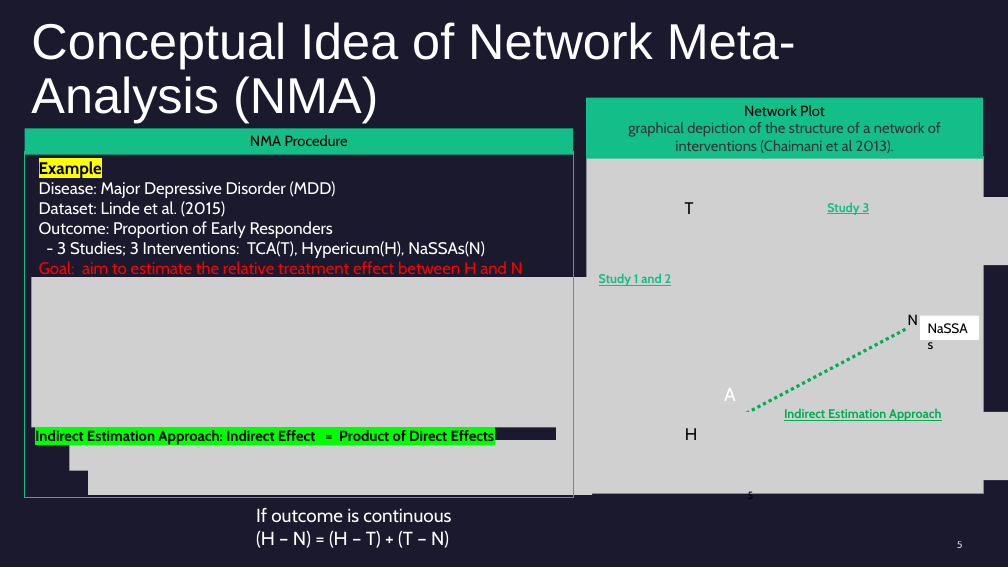
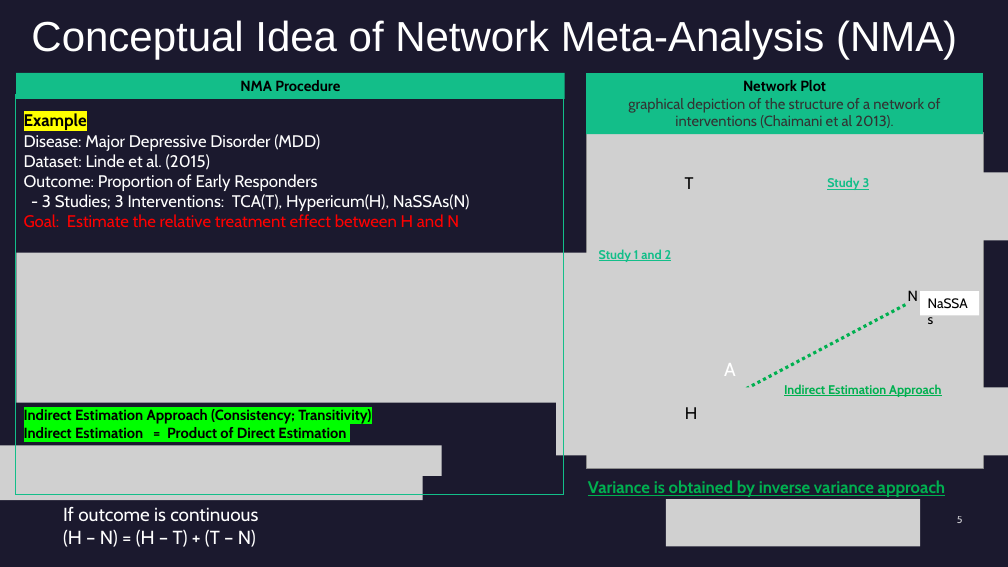
Before and after one commit to psyen0824/NMA, a slide deck: slide 5 of NMA_01Mar2024.pptx. Drawn at 1008x567 pixels with LibreOffice and Linux fonts; fonts in the diff are those of the drawing; grey boxes stand for pictures. Boxes give left, top, right and bottom in pixels: in the first picture for what was removed or moved away, otherwise in the second. Text is boxed around its words. In the diff, an @@ line names an element or a change of style, - is before the commit and + after.

```diff
--- a/NMA_01Mar2024.pptx
+++ b/NMA_01Mar2024.pptx
@@ title "Conceptual Idea of Network Meta-Analysis ..." at [31, 20, 957, 60]: size 48 to 40 pt @@
@@ rectangle "NMA Procedure": place and size @@
-rectangle "NMA Procedure" at [25, 129, 573, 155]
+rectangle "NMA Procedure" at [16, 73, 564, 99]
@@ rectangle "NMA Procedure" at [16, 73, 564, 99]: bold on @@
@@ text in rectangle at [743, 80, 826, 91]: bold on in "Network Plot" @@
@@ rectangle: place and size @@
-rectangle at [25, 152, 573, 498]
+rectangle at [15, 95, 563, 494]
@@ text "Example": place and size @@
-text "Example" at [39, 161, 523, 279]
+text "Example" at [24, 113, 470, 227]
@@ text at [24, 214, 459, 227]: text changed @@
-Goal: aim to estimate the relative treatment effect between H and N
+Goal: Estimate the relative treatment effect between H and N
@@ picture: place and size @@
-picture at [32, 278, 611, 428]
+picture at [17, 253, 596, 403]
@@ 6 texts, 4 pictures, 2 rectangles, 1 page number, 1 line: place and size @@
-6 texts, 4 pictures, 2 rectangles, 1 page number, 1 line at [385, 98, 1008, 548]
+6 texts, 4 pictures, 2 rectangles, 1 page number, 1 line at [385, 73, 1008, 523]
@@ text at [24, 409, 371, 438]: text changed @@
-Indirect Estimation Approach: Indirect Effect = Product of Direct Effects
+Indirect Estimation Approach (Consistency; Transitivity)
+Indirect Estimation = Product of Direct Estimation
@@ text "H": place and size @@
-text "H" at [685, 428, 698, 440]
+text "H" at [685, 407, 698, 419]
@@ picture: place and size @@
-picture at [70, 440, 612, 470]
+picture at [0, 445, 442, 476]
@@ picture: place and size @@
-picture at [88, 464, 593, 495]
+picture at [0, 470, 423, 500]
@@ text "If outcome is continuous": place and size @@
-text "If outcome is continuous" at [256, 508, 451, 548]
+text "If outcome is continuous" at [63, 507, 258, 547]
@@ text added at [588, 480, 946, 497], 16 pt, text #00B050, bold, underline @@
+Variance is obtained by inverse variance approach
@@ picture added at [666, 499, 920, 547] @@
@@ page number removed at [748, 491, 754, 499] @@
-5
```
Also in this commit, not shown: 6 other slides changed, 2 slides added, 1 other file.
